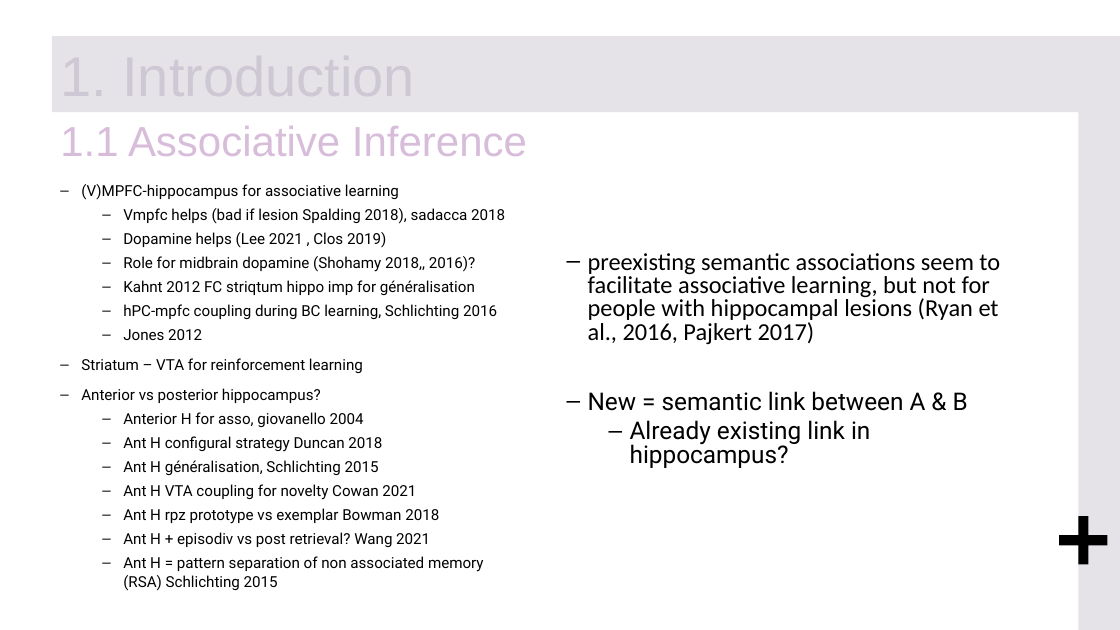
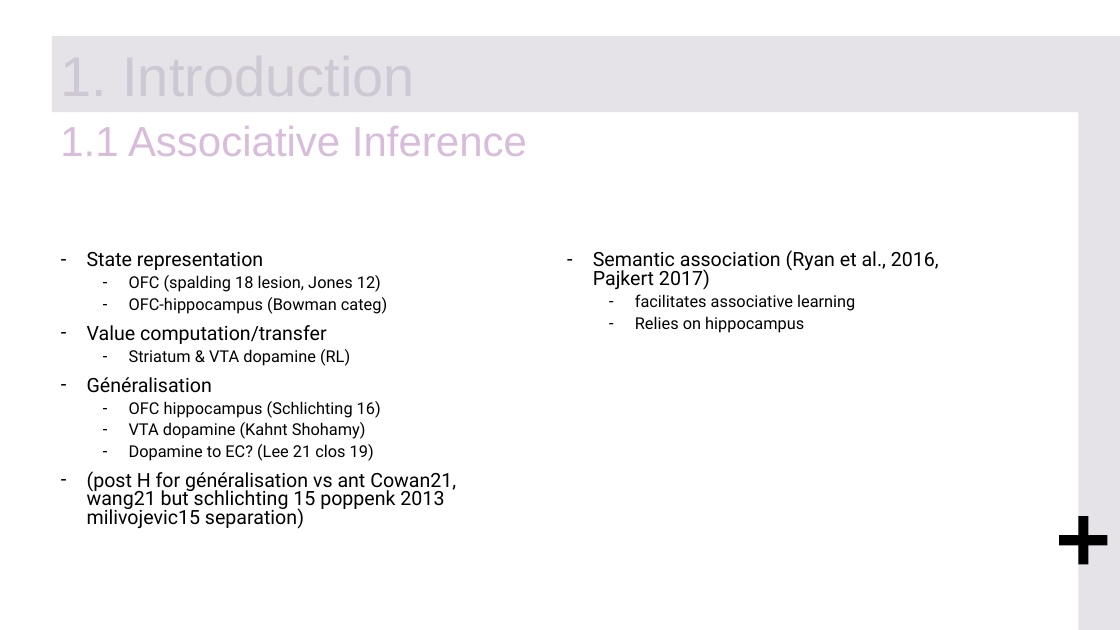
Before and after one commit to FlorianLeprevost/SemLink, a slide deck: slide 4 of BionPres2.pptx. Drawn at 1120x630 pixels with LibreOffice and Linux fonts; fonts in the diff are those of the drawing. Boxes give left, top, right and bottom in pixels: in the first picture for what was removed or moved away, otherwise in the second. Text is boxed around its words. In the diff, an @@ line names an element or a change of style, - is before the commit and + after.

```diff
--- a/BionPres2.pptx
+++ b/BionPres2.pptx
@@ text removed at (81,184,505,591) @@
-– (V)MPFC-hippocampus for associative learning
-  – Vmpfc helps (bad if lesion Spalding 2018), sadacca 2018
-  – Dopamine helps (Lee 2021 , Clos 2019)
-  – Role for midbrain dopamine (Shohamy 2018,, 2016)?
-  – Kahnt 2012 FC striqtum hippo imp for généralisation
-  – hPC-mpfc coupling during BC learning, Schlichting 2016
-  – Jones 2012
-– Striatum – VTA for reinforcement learning
-– Anterior vs posterior hippocampus?
-  – Anterior H for asso, giovanello 2004
-  – Ant H configural strategy Duncan 2018
-  – Ant H généralisation, Schlichting 2015
-  – Ant H VTA coupling for novelty Cowan 2021
-  – Ant H rpz prototype vs exemplar Bowman 2018
-  – Ant H + episodiv vs post retrieval? Wang 2021
-  – Ant H = pattern separation of non associated memory (RSA) Schlichting 2015
@@ text added at (87,252,456,529), 14 pt, text #000000 @@
+– State representation
+  – OFC (spalding 18 lesion, Jones 12)
+  – OFC-hippocampus (Bowman categ)
+– Value computation/transfer
+  – Striatum & VTA dopamine (RL)
+– Généralisation
+  – OFC hippocampus (Schlichting 16)
+  – VTA dopamine (Kahnt Shohamy)
+  – Dopamine to EC? (Lee 21 clos 19)
+– (post H for généralisation vs ant Cowan21, wang21 but schlichting 15 poppenk 2013 milivojevic15 separation)
@@ text at (593,250,939,333): text changed; size 20.9 to 14 pt; font Calibri to Roboto @@
-– preexisting semantic associations seem to facilitate associative learning, but not for people with hippocampal lesions (Ryan et al., 2016, Pajkert 2017)
-– New = semantic link between A & B
-  – Already existing link in hippocampus?
+– Semantic association (Ryan et al., 2016, Pajkert 2017)
+  – facilitates associative learning
+  – Relies on hippocampus
```
Also in this commit, not shown: 1 slide added, 1 other file.
